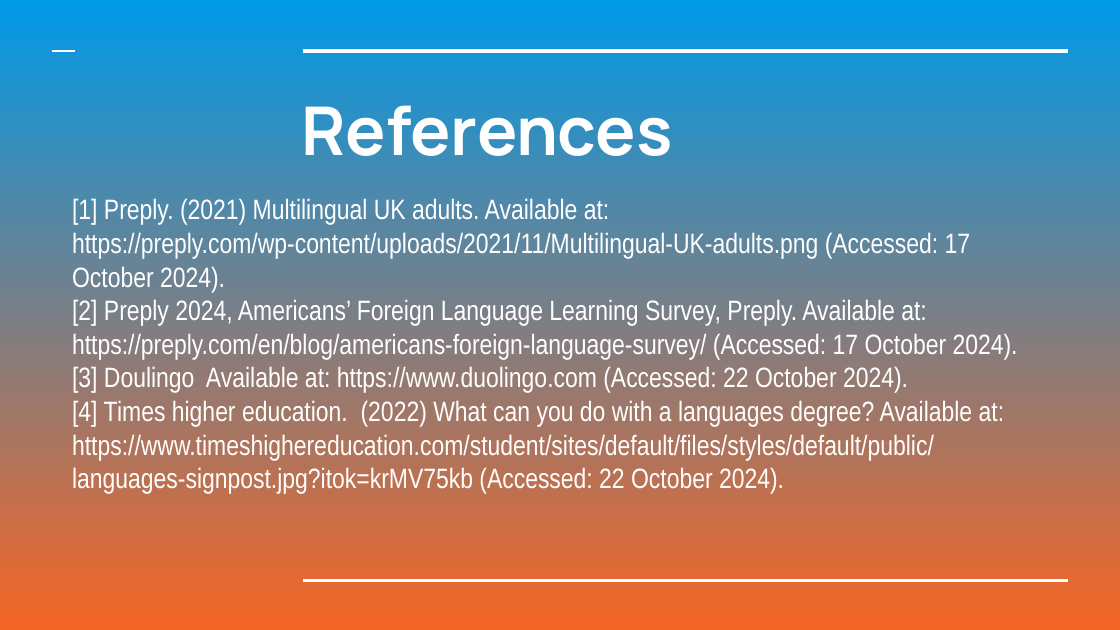
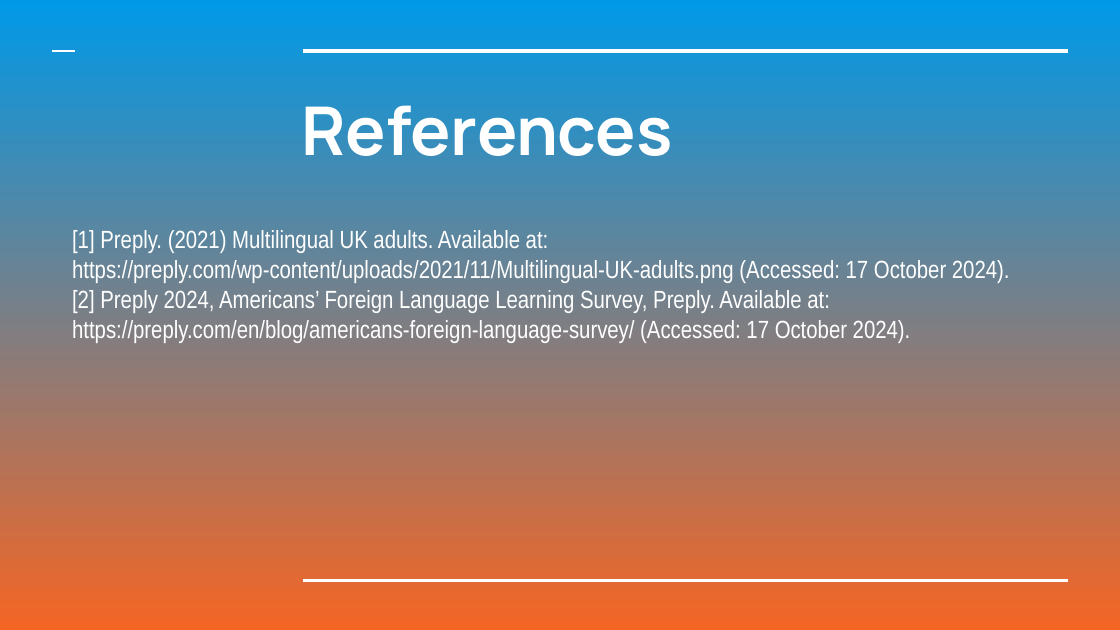
Before and after one commit to mjc136/4thYearProject, a slide deck: slide 12 of IterationZero/LingoLizard.pptx (slide 8 before the commit). Drawn at 1120x630 pixels with LibreOffice and Linux fonts; fonts in the diff are those of the drawing. Boxes give left, top, right and bottom in pixels: in the first picture for what was removed or moved away, otherwise in the second. Text is boxed around its words. In the diff, an @@ line names an element or a change of style, - is before the commit and + after.

Commit message:
made changes to powerpoint

```diff
--- a/IterationZero/LingoLizard.pptx
+++ b/IterationZero/LingoLizard.pptx
@@ subtitle "[1] Preply. (2021) Multilingual UK ..." at [72, 230, 1010, 343]: size 18 to 16 pt @@
@@ subtitle at [72, 366, 1005, 494]: paragraphs removed @@
-[3] Doulingo Available at: https://www.duolingo.com (Accessed: 22 October 2024).
-[4] Times higher education. (2022) What can you do with a languages degree? Available at: https://www.timeshighereducation.com/student/sites/default/files/styles/default/public/languages-signpost.jpg?itok=krMV75kb (Accessed: 22 October 2024).
```
Also in this commit, not shown: 6 other slides changed, 5 slides added, 1 slide removed, 2 other files.
